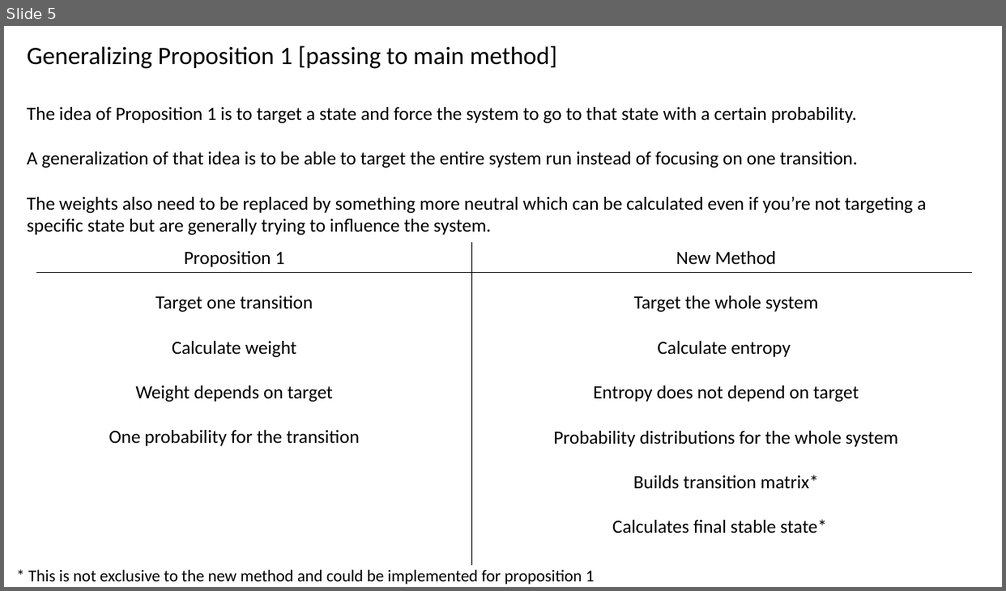
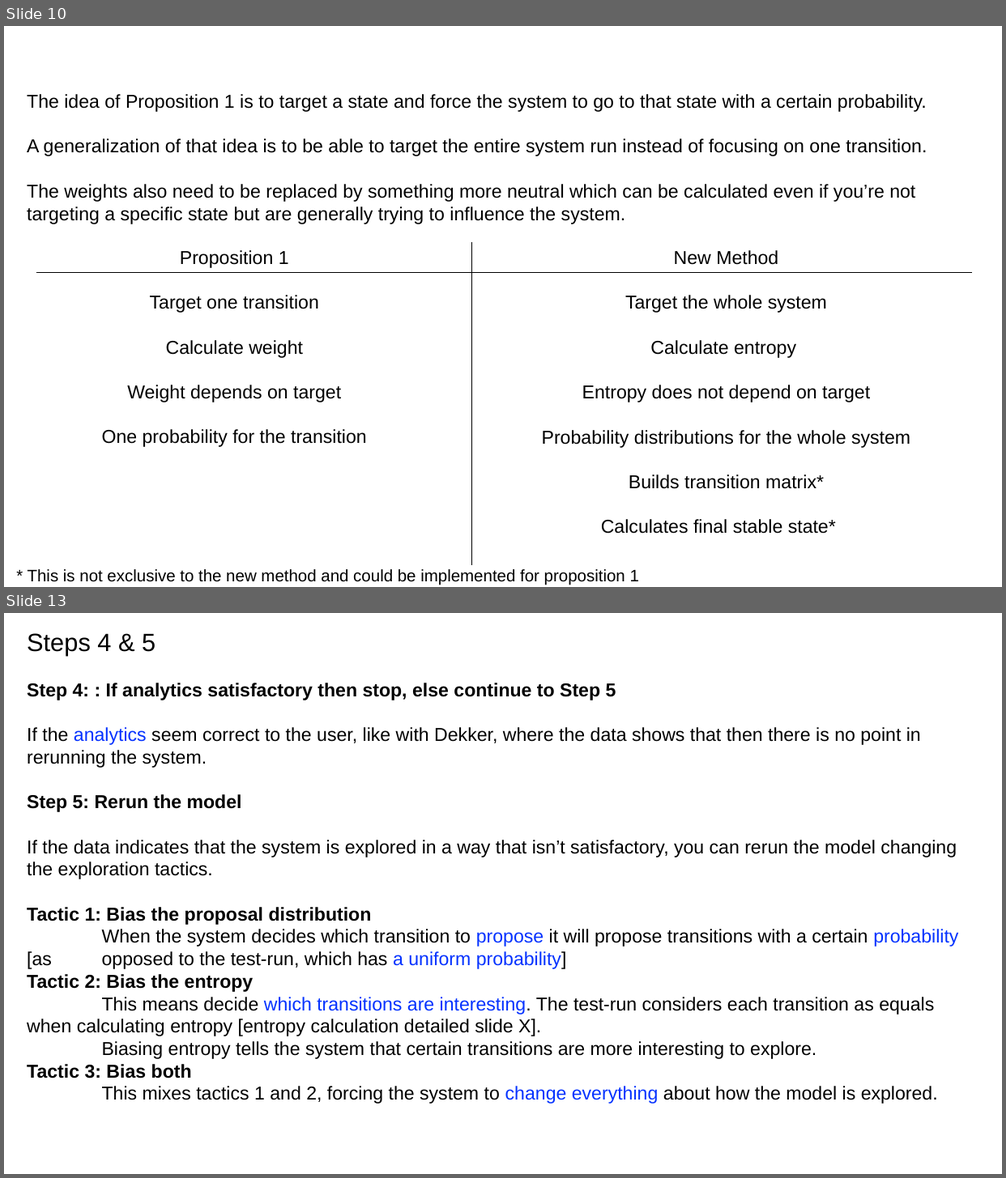
Before and after one commit to cubicle-model-checker/cubicle, a slide deck: mcmc_method.pptx. Shown one above the other, each under a label of ours: slide 5 before the commit, slides 10 and 13 after it; the slides between them are not shown. The pictures are 1006x591 and 1006x1178 pixels, drawn with LibreOffice and Linux fonts; fonts in the diff are those of the drawing. Boxes give left, top, right and bottom in pixels: in the first picture for what was removed or moved away, otherwise in the second. Text is boxed around its words. In the diff, an @@ line names an element or a change of style, - is before the commit and + after.

```diff
--- a/mcmc_method.pptx
+++ b/mcmc_method.pptx
@@ slide 13 added at [4, 613, 1002, 1174], background #FFFFFF @@
@@ text added at [27, 633, 155, 656], 24 pt, text #000000 @@
+Steps 4 & 5
@@ text added at [27, 683, 958, 1104], 18 pt, text #000000 @@
+Step 4: : If analytics satisfactory then stop, else continue to Step 5
+If the analytics seem correct to the user, like with Dekker, where the data shows that then there is no point in rerunning the system.
+Step 5: Rerun the model
+If the data indicates that the system is explored in a way that isn’t satisfactory, you can rerun the model changing the exploration tactics.
+Tactic 1: Bias the proposal distribution
+When the system decides which transition to propose it will propose transitions with a certain probability [as opposed to the test-run, which has a uniform probability]
+Tactic 2: Bias the entropy
+This means decide which transitions are interesting. The test-run considers each transition as equals when calculating entropy [entropy calculation detailed slide X].
+Biasing entropy tells the system that certain transitions are more interesting to explore.
+Tactic 3: Bias both
+This mixes tactics 1 and 2, forcing the system to change everything about how the model is explored.
@@ what was slide 5 is now slide 10 @@
@@ slide 10 changed as well @@
@@ text removed at [27, 45, 557, 69] @@
-Generalizing Proposition 1 [passing to main method]
@@ font Calibri to Arial in 4 elements at [102, 250, 367, 447], [542, 250, 910, 534], [27, 570, 639, 586], [27, 94, 927, 224] @@
@@ text "The idea of Proposition 1 ...": place and size @@
-text "The idea of Proposition 1 ..." at [27, 107, 926, 235]
+text "The idea of Proposition 1 ..." at [27, 94, 927, 224]
```
Also in this commit, not shown: 8 other slides changed, 14 other slides added, 3 slides removed.
